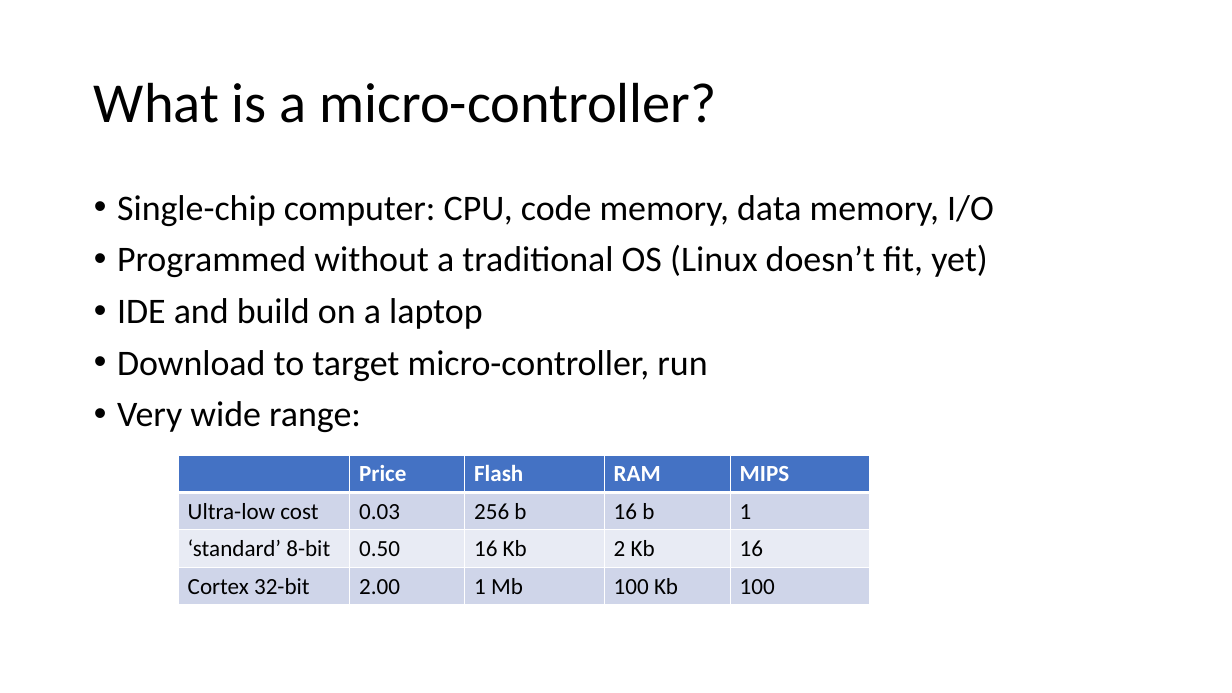
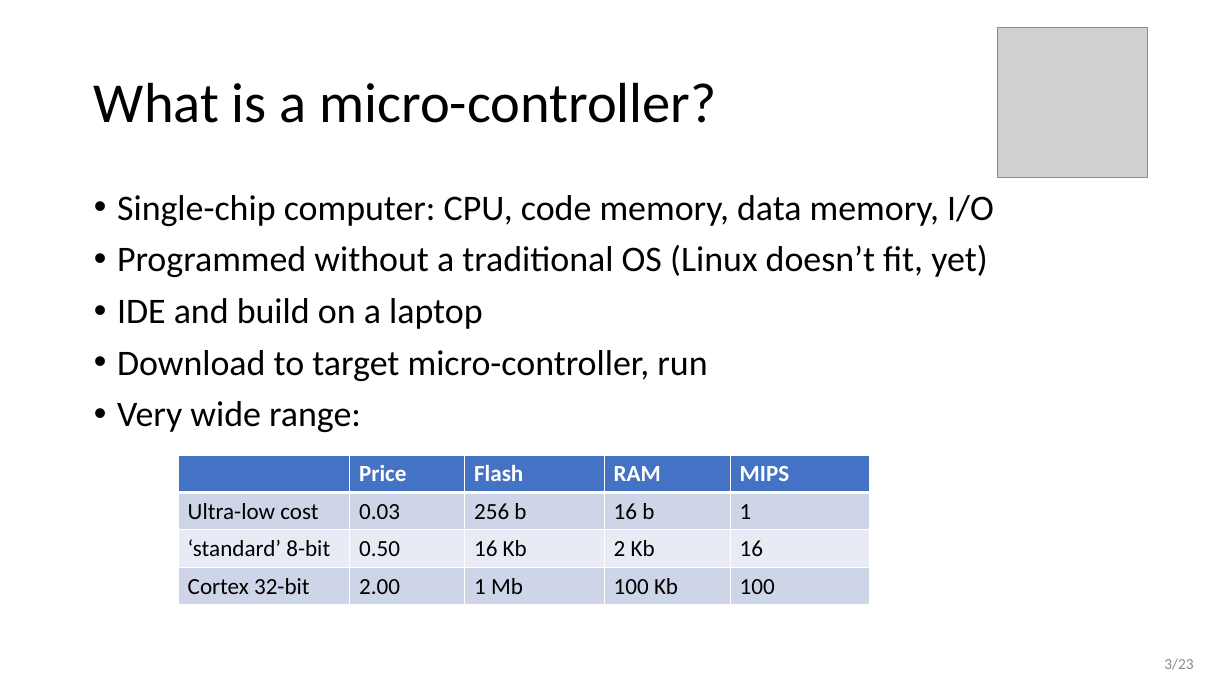
Before and after one commit to wovo/talk-gpio-abstractions, a slide deck: slide 3 of powerpoint/gpio-abstractions.pptx. Drawn at 1232x693 pixels with LibreOffice and Linux fonts; fonts in the diff are those of the drawing; grey boxes stand for pictures. Boxes give left, top, right and bottom in pixels: in the first picture for what was removed or moved away, otherwise in the second. Text is boxed around its words. In the diff, an @@ line names an element or a change of style, - is before the commit and + after.

```diff
--- a/powerpoint/gpio-abstractions.pptx
+++ b/powerpoint/gpio-abstractions.pptx
@@ picture added at box(997, 28, 1147, 177) @@
@@ page number added at box(1164, 658, 1193, 670), 12 pt, text #8C8C8C @@
+3/23
```
Also in this commit, not shown: 22 other slides changed, 2 other files.
